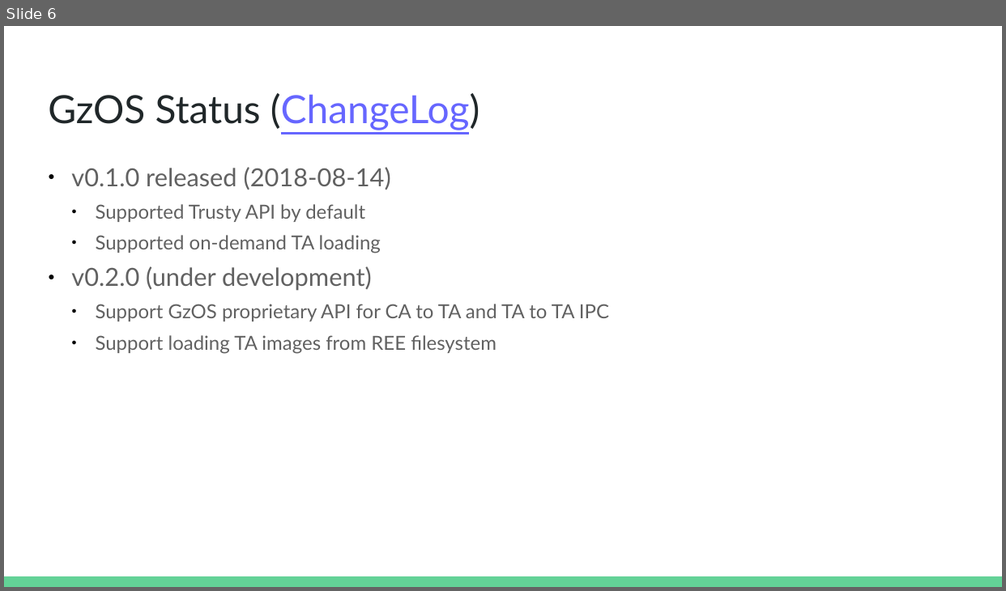
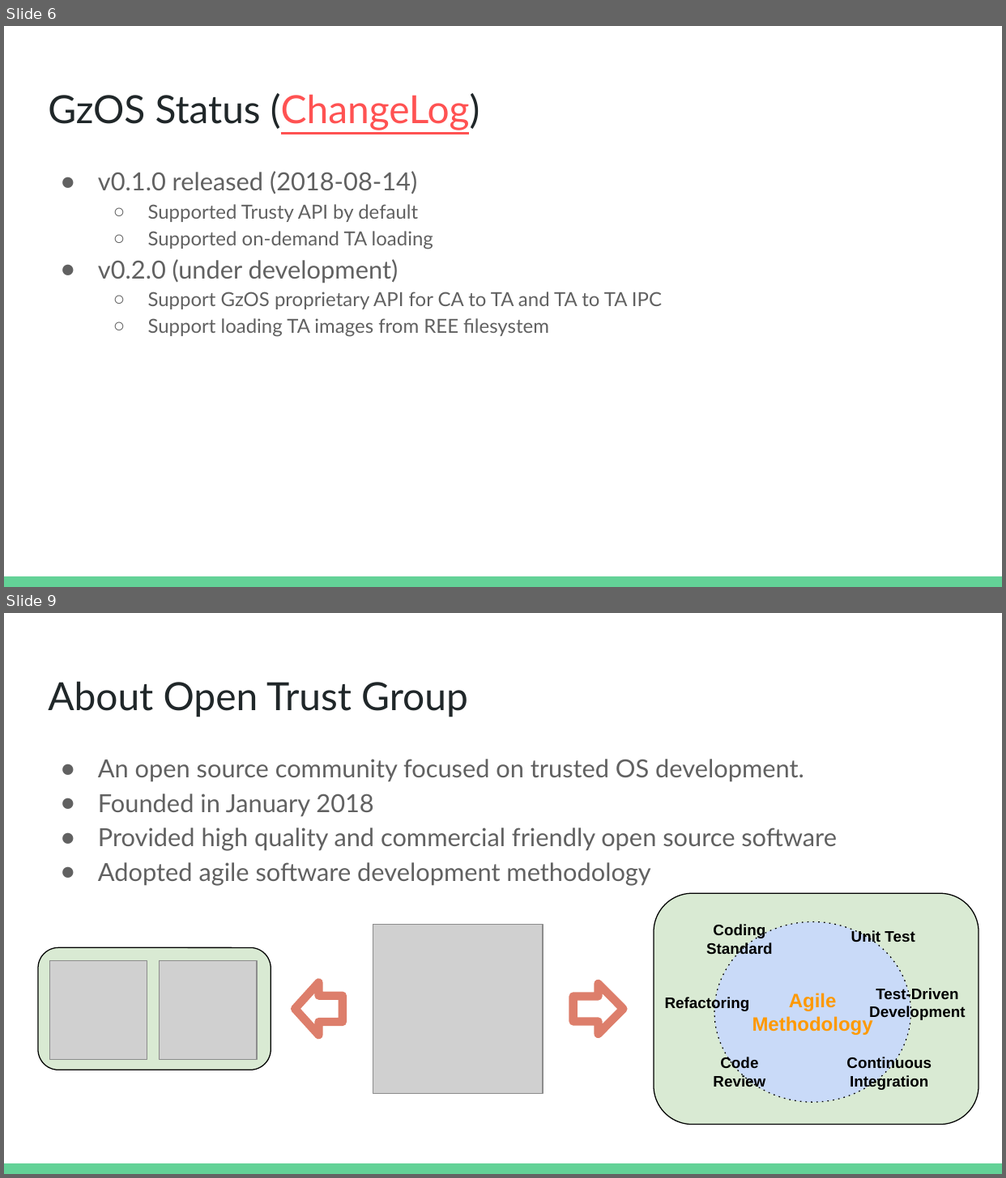
Before and after one commit to OpenTrustGroup/docs, a slide deck: gzos/gzos_intro.odp. Shown one above the other, each under a label of ours: slide 6 before the commit, slides 6 and 9 after it; the slides between them are not shown. The pictures are 1006x591 and 1006x1178 pixels, drawn with LibreOffice and Linux fonts; fonts in the diff are those of the drawing; grey boxes stand for pictures. Boxes give left, top, right and bottom in pixels: in the first picture for what was removed or moved away, otherwise in the second. Text is boxed around its words. In the diff, an @@ line names an element or a change of style, - is before the commit and + after.

```diff
--- a/gzos/gzos_intro.odp
+++ b/gzos/gzos_intro.odp
@@ slide 9 added at box(4, 613, 1002, 1174), background #FFFFFF; not listed: 1 template element that a slide beside it also shows @@
@@ title added at box(48, 681, 468, 717), 28 pt, text #202729 @@
+About Open Trust Group
@@ text added at box(98, 759, 837, 886), 18 pt, text #616161 @@
+● An open source community focused on trusted OS development.
+● Founded in January 2018
+● Provided high quality and commercial friendly open source software
+● Adopted agile software development methodology
@@ picture added at box(373, 924, 543, 1094) @@
@@ rounded rectangle added at box(38, 948, 270, 1071), fill #D9EAD3, outline #000000 0.74 pt @@
@@ group added at box(654, 893, 979, 1125): 6 texts, 1 rounded rectangle, 1 ellipse @@
+Agile Methodology
+Coding
+Standard
+Continuous
+Integration
+Refactoring
+Code
+Review
+Test-Driven
+Development
+Unit Test
@@ picture added at box(50, 961, 147, 1060) @@
@@ picture added at box(160, 961, 258, 1060) @@
@@ left arrow added at box(295, 983, 343, 1036), outline #DD7E6B 6.01 pt @@
@@ left arrow added at box(573, 984, 623, 1034), outline #DD7E6B 6.01 pt @@
@@ slide 6 changed as well @@
@@ title "GzOS Status (ChangeLog)" at box(48, 93, 480, 130): text colour #6666FF to #FF5252 in "(ChangeLog)" @@
@@ text "v0.1.0 released (2018-08-14)" at box(98, 171, 662, 337): indent changed; line spacing 1 to 1.15; less space between paragraphs; bullet colour #000000 to #616161; bullet ● to ○ @@
```
Also in this commit, not shown: 5 other slides changed, 2 other slides added, 1 slide removed, 2 other files.
